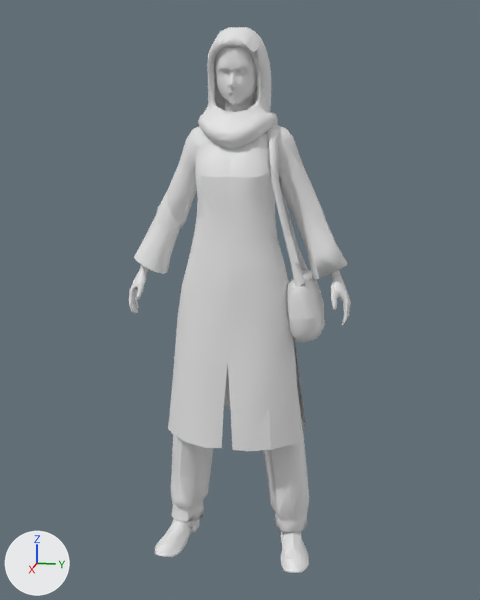
Before and after pictures for a commit that changed the glTF model art/meshes/civilians/civilian_woman.glb.
Rendered twice from a 50 mm camera at (1.981, 0.406, 1.335) aimed at (-0.006, 0.008, 0.838). Arrows for +X, +Y and +Z are at lower left; the lights stay in place. The picture after the commit comes second. Where no turn or scale is listed for an object, it has been applied to the vertices.

Objects in the first picture: 'boot', 'face', 'keffiyeh', 'uniform', 'wood' and 1 more.
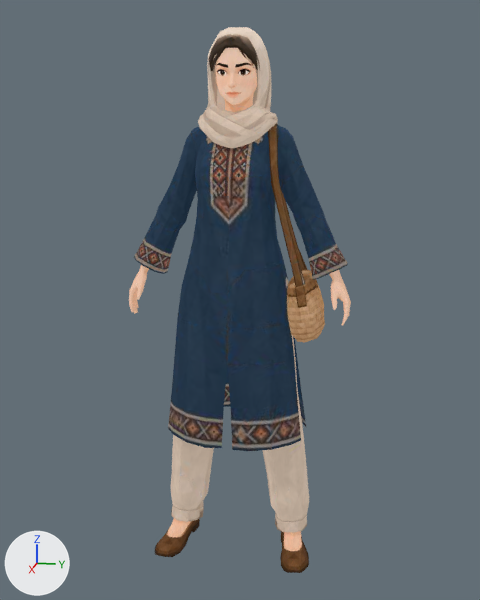
Where the change shows, as pixel boxes [x1, y1, x2, y2] in the pictures (480 x 600 px):
'uniform', recoloured (white to blue): [134, 47, 348, 532] in both
'keffiyeh', recoloured: [198, 27, 278, 148] in both
'wood', recoloured (white to brown): [268, 124, 325, 343] in both
'face', recoloured: [129, 47, 351, 326] in both
'boot', recoloured (white to beige): [155, 518, 309, 573] in both

The change, as a list of edits to the scene's bpy script:
```text
Add img_base_color:
    img_base_color = load_image('base_color', '_unpacked/base_color', 1024, 1024, 'sRGB')
Add mat_material_1:
    mat_material_1 = bpy.data.materials.new('Material_1')
    # uses the picture img_base_color
Change me_boot:
    where me_boot.from_pydata(...)  # 185 vertices, 362 faces; spans x -0.09..0.166, y -0.261..0.255, z 0.0..0.109
    add me_boot.materials.append(mat_material_1)
Change me_face:
    where me_face.from_pydata(...)  # 589 vertices, 974 faces; spans x -0.105..0.085, y -0.351..0.351, z 0.78..1.634
    add me_face.materials.append(mat_material_1)
Change me_keffiyeh:
    where me_keffiyeh.from_pydata(...)  # 272 vertices, 513 faces; spans x -0.141..0.101, y -0.116..0.116, z 1.3..1.64
    add me_keffiyeh.materials.append(mat_material_1)
Change me_uniform:
    where me_uniform.from_pydata(...)  # 1077 vertices, 1871 faces; spans x -0.17..0.16, y -0.34..0.34, z 0.05..1.63
    add me_uniform.materials.append(mat_material_1)
Change me_wood:
    where me_wood.from_pydata(...)  # 167 vertices, 326 faces; spans x -0.141..0.117, y 0.073..0.274, z 0.728..1.374
    add me_wood.materials.append(mat_material_1)
```
